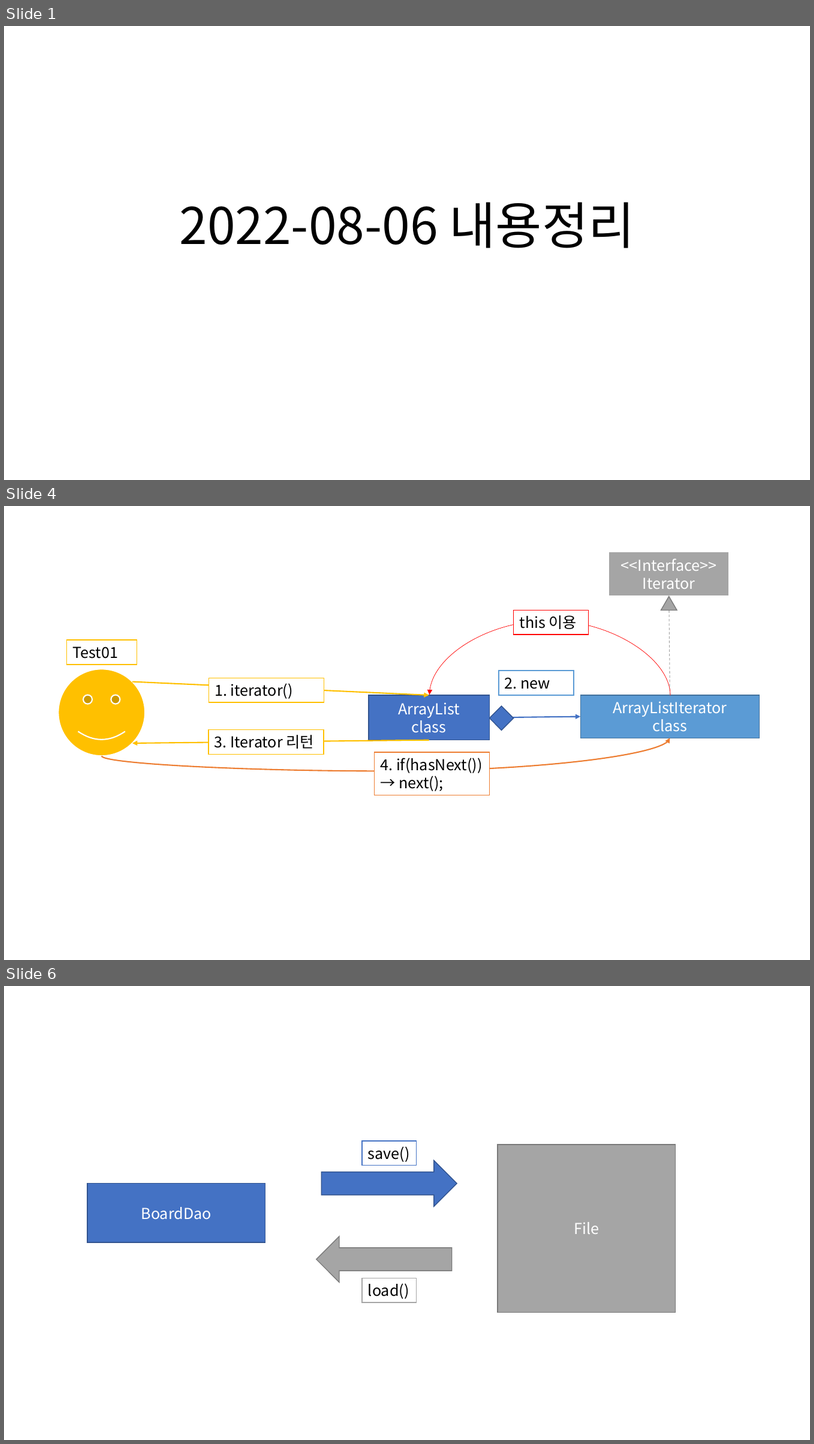
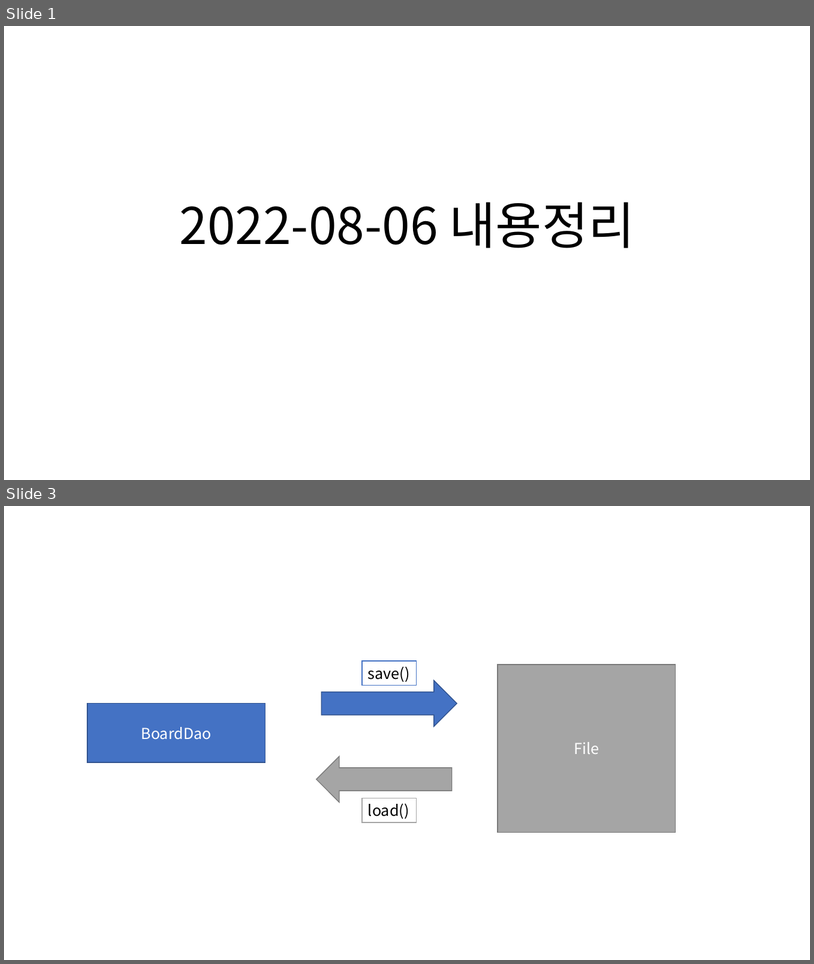
Before and after one commit to Dingadung/2022-study-workspace, a slide deck: study-note/자바/2022-08-06 내용정리.pptx. Shown one above the other, each under a label of ours: slides 1, 4 and 6 before the commit, slides 1 and 3 after it; the slides between them are not shown. The pictures are 814x1444 and 814x964 pixels, drawn with LibreOffice and Linux fonts; fonts in the diff are those of the drawing. Boxes give left, top, right and bottom in pixels: in the first picture for what was removed or moved away, otherwise in the second. Text is boxed around its words. In the diff, an @@ line names an element or a change of style, - is before the commit and + after.

```diff
--- a/study-note/자바/2022-08-06 내용정리.pptx
+++ b/study-note/자바/2022-08-06 내용정리.pptx
@@ slide 4 removed at (4,506,810,960), background #FFFFFF @@
@@ rectangle removed at (609,552,730,596) @@
-<<Interface>>
-Iterator
@@ rectangle removed at (514,610,589,634) @@
-this 이용
@@ triangle removed at (662,596,677,610) @@
@@ line removed from (671, 695) to (669, 596) @@
@@ curved arrow removed from (671, 696) to (430, 695) @@
@@ rectangle removed at (66,640,137,664) @@
-Test01
@@ smiley face removed at (59,669,146,756) @@
@@ arrow removed from (132, 681) to (429, 695) @@
@@ rectangle removed at (209,678,324,702) @@
-1. iterator()
@@ rectangle removed at (500,670,575,695) @@
-2. new
@@ rectangle removed at (369,695,490,739) @@
-ArrayList
-class
@@ rectangle removed at (581,695,760,738) @@
-ArrayListIterator
-class
@@ arrow removed from (490, 718) to (581, 717) @@
@@ diamond removed at (490,706,514,730) @@
@@ curved arrow removed from (101, 756) to (671, 738) @@
@@ rectangle removed at (209,730,324,754) @@
-3. Iterator 리턴
@@ arrow removed from (429, 740) to (132, 743) @@
@@ rectangle removed at (375,752,491,795) @@
-4. if(hasNext())
-→ next();
@@ what was slide 6 is now slide 3 @@
```
Also in this commit, not shown: 1 slide added, 3 other slides removed, 3 other files.
